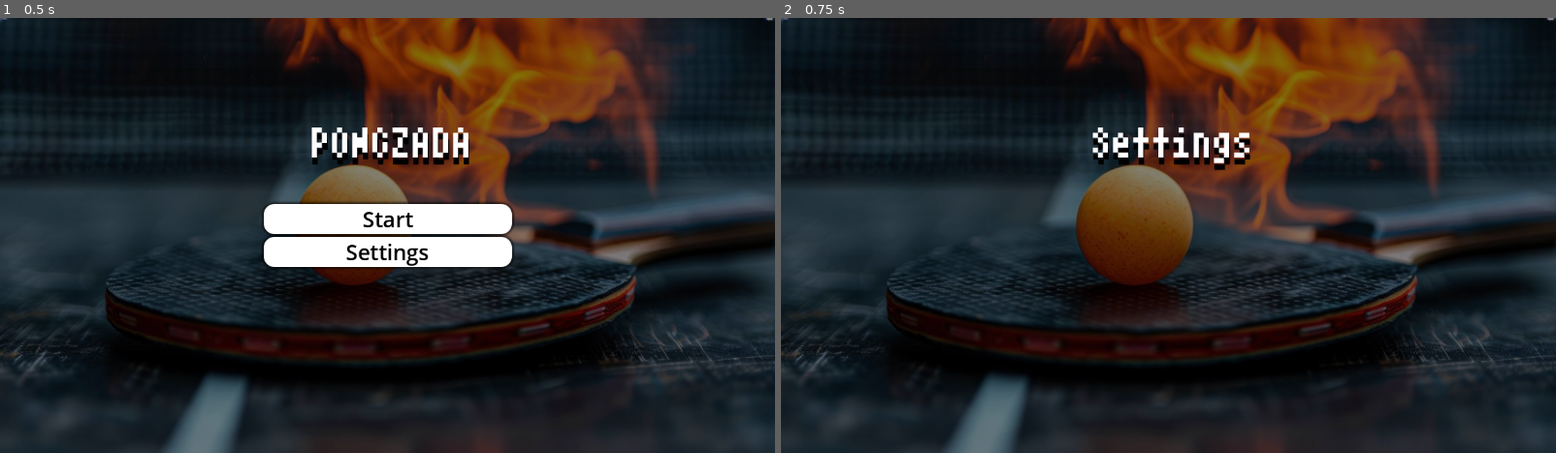
Above: before the commit, frames 1-2 (left to right).
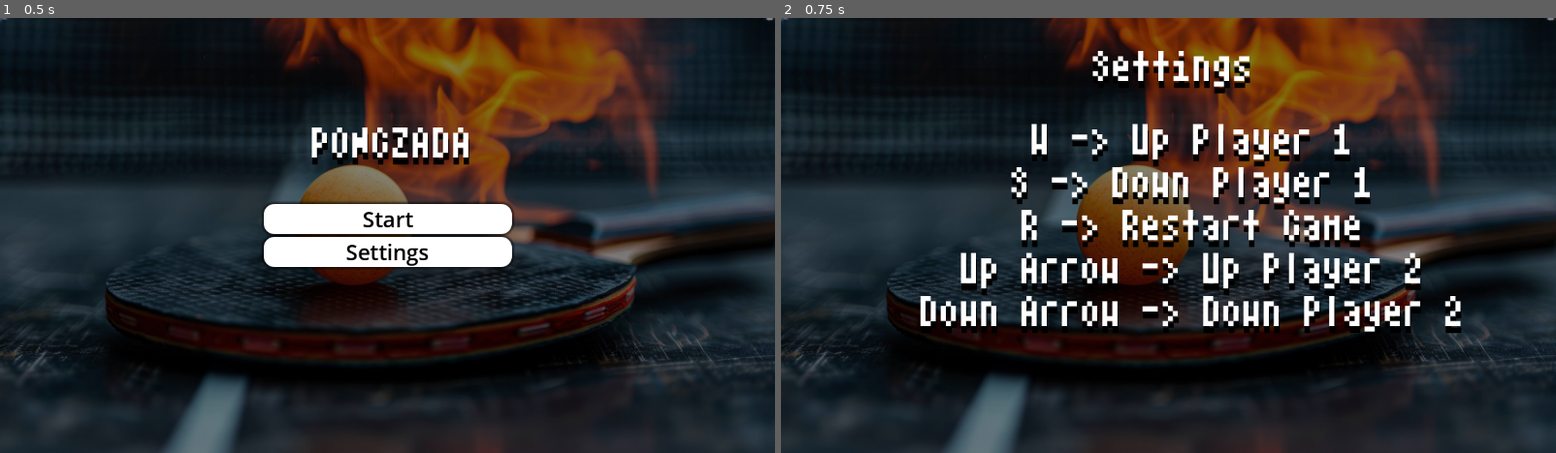
Above: after the commit, the same moments.

Repository: PhantomTrainer2/GameDevPuc
Game: Godot game, scene res://menu.tscn
Same seed, same stepped clock (60 frames per second), same inputs: the game is played once before the commit and once after it.
Inputs:
- Up to frame 1 (0.5 s): no input
- Up to frame 2 (0.75 s): click "Settings" at 0.5 s

Frame 1 is identical in both runs. In frame 2, 9.8% of the frame differs, in the area x 17-88%, y 7-73%.

Commit message:
Controles

Diff:
--- a/game1/settings.tscn
+++ b/game1/settings.tscn
@@ -24,15 +24,15 @@
 grow_vertical = 2
 theme_override_styles/panel = SubResource("StyleBoxTexture_nkug2")
 
-[node name="Label" type="Label" parent="."]
+[node name="Settings" type="Label" parent="."]
 layout_mode = 1
 anchors_preset = 5
 anchor_left = 0.5
 anchor_right = 0.5
-offset_left = -83.5
-offset_top = 132.0
-offset_right = 83.5
-offset_bottom = 240.0
+offset_left = -120.0
+offset_top = 18.0
+offset_right = 120.0
+offset_bottom = 126.0
 grow_horizontal = 2
 theme_override_colors/font_color = Color(1, 1, 1, 1)
 theme_override_colors/font_shadow_color = Color(0, 0, 0, 1)
@@ -42,3 +42,26 @@
 text = "Settings"
 horizontal_alignment = 1
 vertical_alignment = 1
+
+[node name="Controles" type="Label" parent="."]
+layout_mode = 1
+anchors_preset = 5
+anchor_left = 0.5
+anchor_right = 0.5
+offset_left = -376.0
+offset_top = 150.0
+offset_right = 434.0
+offset_bottom = 467.0
+grow_horizontal = 2
+theme_override_colors/font_color = Color(1, 1, 1, 1)
+theme_override_colors/font_shadow_color = Color(0, 0, 0, 1)
+theme_override_constants/shadow_offset_y = 10
+theme_override_fonts/font = ExtResource("2_nkug2")
+theme_override_font_sizes/font_size = 60
+text = "W -> Up Player 1
+S -> Down Player 1
+R -> Restart Game
+Up Arrow -> Up Player 2
+Down Arrow -> Down Player 2"
+horizontal_alignment = 1
+vertical_alignment = 1
